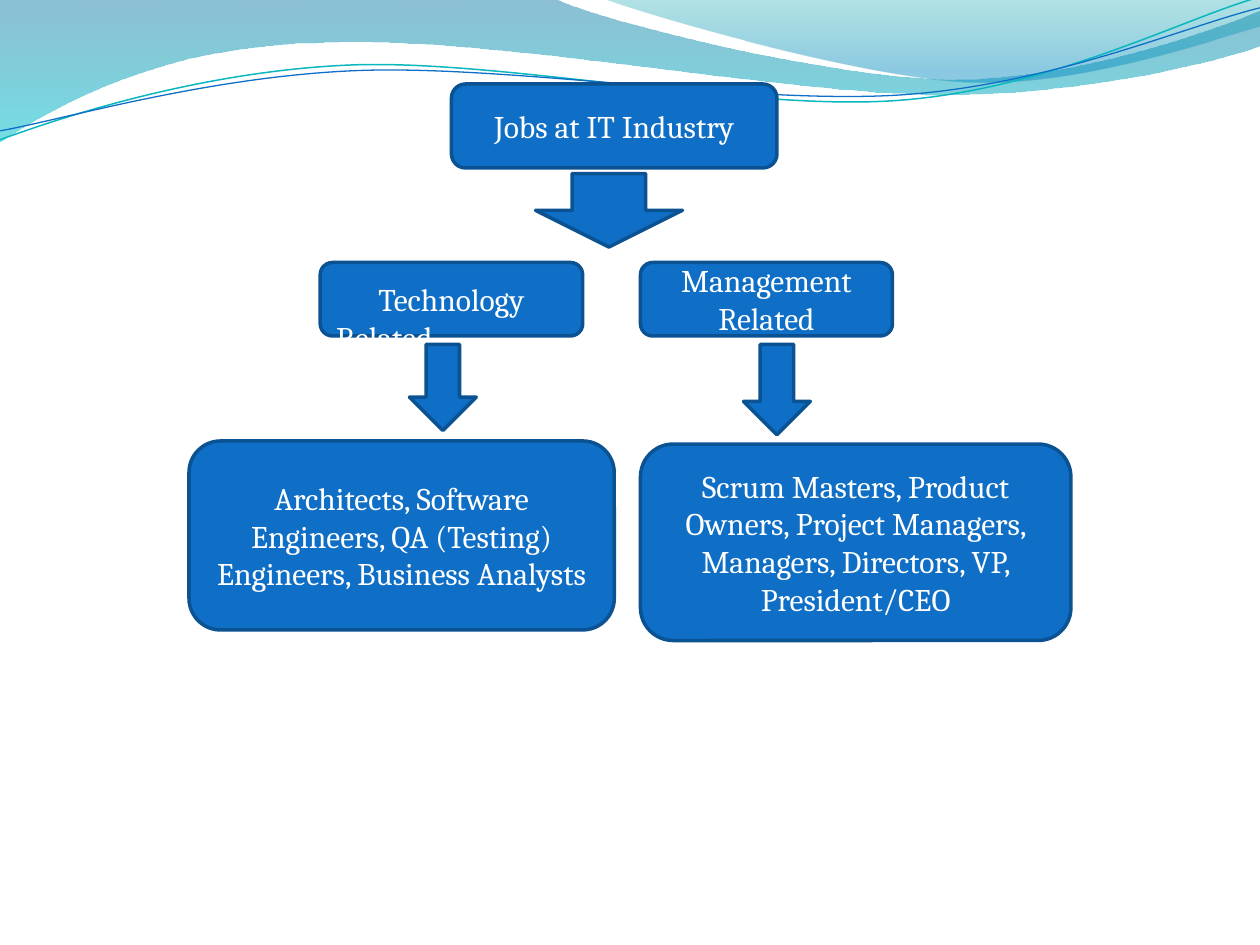
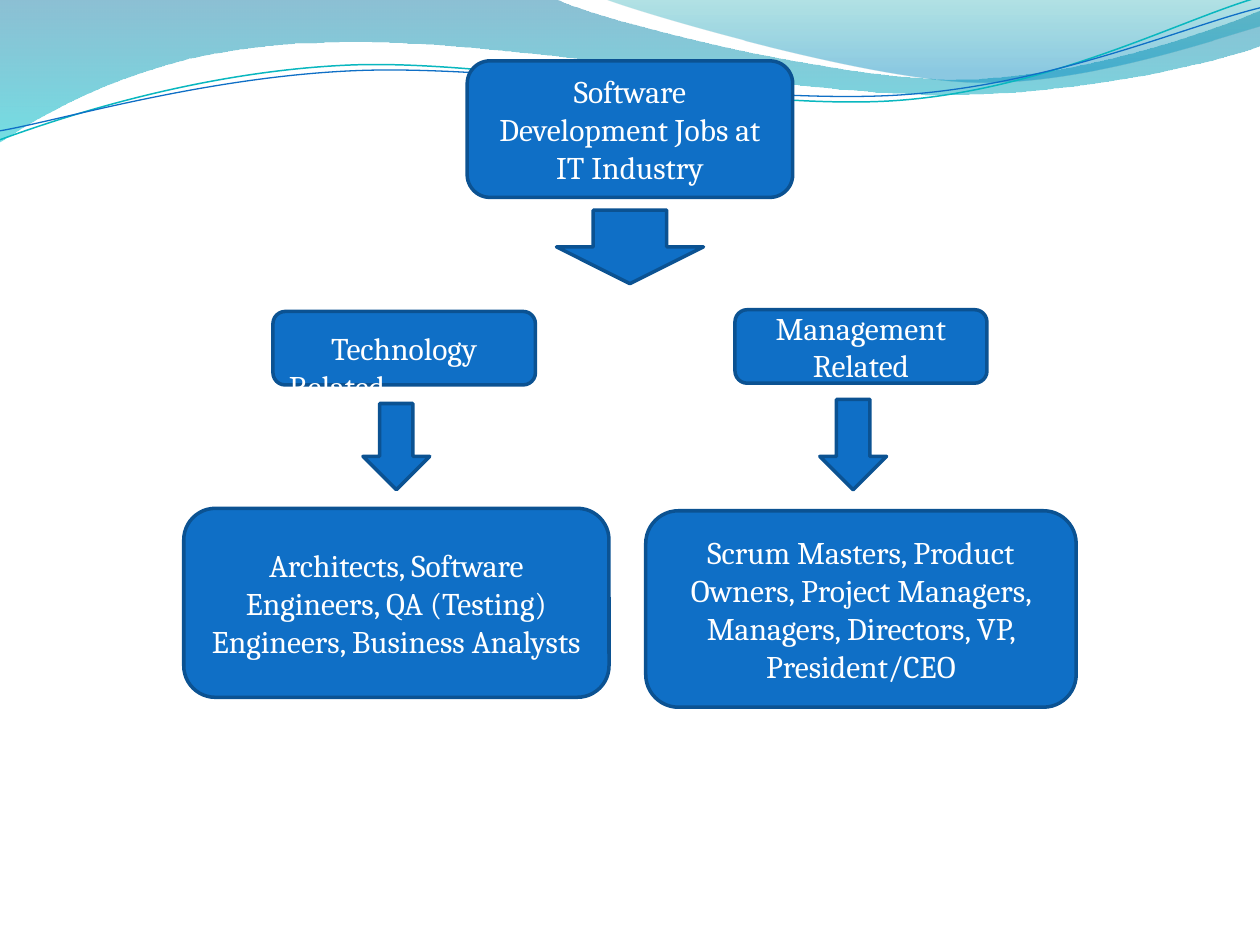
Before and after one commit to rkavitha/PresentationOnITIndustry, a slide deck: slide 7 of IT Industry.pptx. Drawn at 1260x945 pixels with LibreOffice and Linux fonts; fonts in the diff are those of the drawing; background and template pictures are left out. Boxes give left, top, right and bottom in pixels: in the first picture for what was removed or moved away, otherwise in the second. Text is boxed around its words. In the diff, an @@ line names an element or a change of style, - is before the commit and + after.

```diff
--- a/IT Industry.pptx
+++ b/IT Industry.pptx
@@ rounded rectangle "Software Development Jobs at IT ...": place and size @@
-rounded rectangle "Software Development Jobs at IT ..." at (451, 84, 776, 169)
+rounded rectangle "Software Development Jobs at IT ..." at (467, 60, 793, 197)
@@ text in rounded rectangle at (499, 80, 760, 186): text changed @@
-Jobs at IT Industry
+Software Development Jobs at IT Industry
@@ down arrow: place and size @@
-down arrow at (536, 174, 683, 247)
+down arrow at (557, 210, 704, 284)
@@ rounded rectangle "Technology Related": place and size @@
-rounded rectangle "Technology Related" at (320, 262, 582, 335)
+rounded rectangle "Technology Related" at (273, 311, 536, 384)
@@ rounded rectangle "Management Related": place and size @@
-rounded rectangle "Management Related" at (640, 262, 892, 335)
+rounded rectangle "Management Related" at (735, 310, 987, 383)
@@ down arrow: place and size @@
-down arrow at (410, 344, 476, 430)
+down arrow at (363, 403, 430, 489)
@@ down arrow: place and size @@
-down arrow at (743, 344, 810, 435)
+down arrow at (820, 399, 887, 490)
@@ rounded rectangle "Architects, Software Engineers, QA (Testing) ...": place and size @@
-rounded rectangle "Architects, Software Engineers, QA (Testing) ..." at (189, 441, 615, 630)
+rounded rectangle "Architects, Software Engineers, QA (Testing) ..." at (184, 508, 610, 697)
@@ rounded rectangle "Scrum Masters, Product Owners, Project ...": place and size @@
-rounded rectangle "Scrum Masters, Product Owners, Project ..." at (640, 444, 1071, 640)
+rounded rectangle "Scrum Masters, Product Owners, Project ..." at (646, 510, 1077, 707)
```
Also in this commit, not shown: 11 other slides changed.
